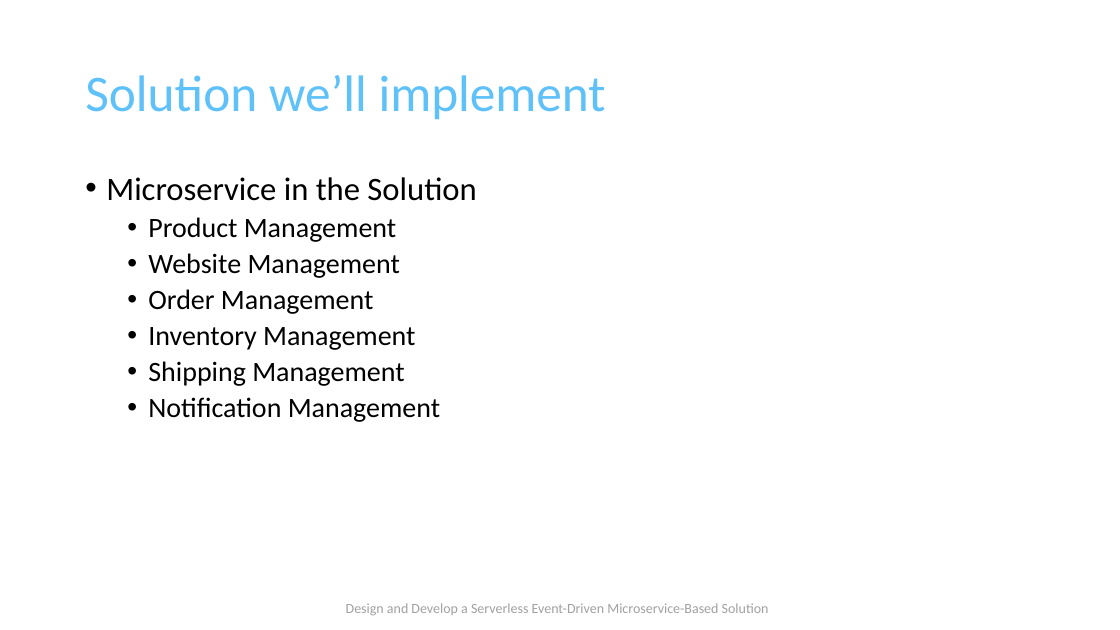
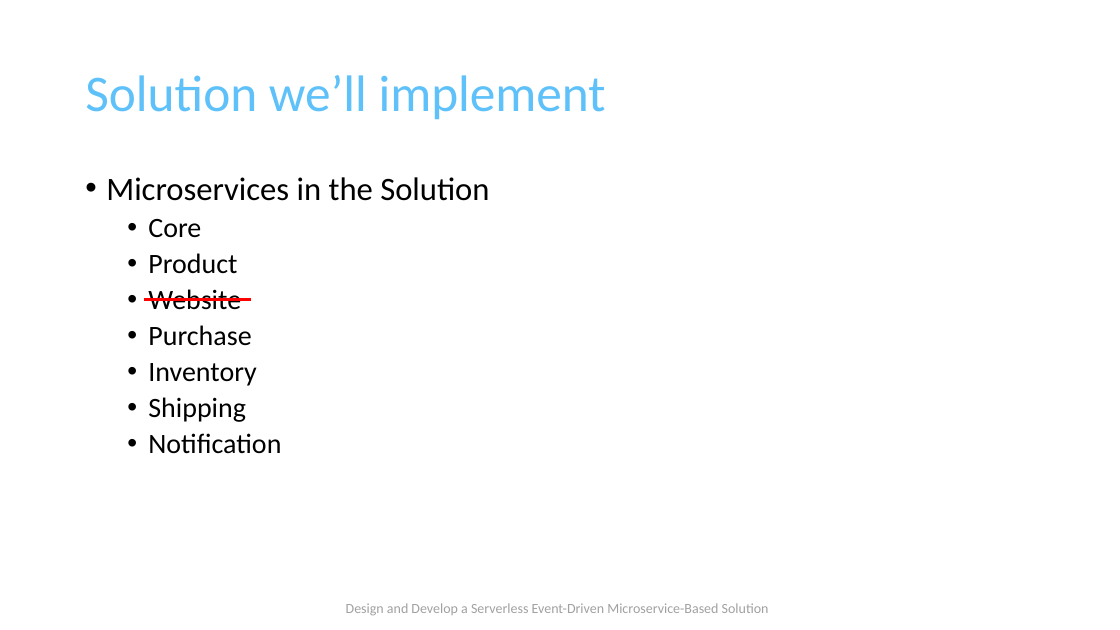
Before and after one commit to TaleLearnCode/DesignDevelopServerlessEventDrivenMicroserviceSolution, a slide deck: slide 74 of EDAWorkshop-03.pptx (slide 62 before the commit). Drawn at 1120x630 pixels with LibreOffice and Linux fonts; fonts in the diff are those of the drawing; background and template pictures are left out. Boxes give left, top, right and bottom in pixels: in the first picture for what was removed or moved away, otherwise in the second. Text is boxed around its words. In the diff, an @@ line names an element or a change of style, - is before the commit and + after.

```diff
--- a/EDAWorkshop-03.pptx
+++ b/EDAWorkshop-03.pptx
@@ text at bbox=[106, 177, 489, 454]: text changed @@
-• Microservice in the Solution
-  • Product Management
-  • Website Management
-  • Order Management
-  • Inventory Management
-  • Shipping Management
-  • Notification Management
+• Microservices in the Solution
+  • Core
+  • Product
+  • Website
+  • Purchase
+  • Inventory
+  • Shipping
+  • Notification
@@ line added from (144, 300) to (251, 300), #FF0000 3 pt @@
```
Also in this commit, not shown: 7 other slides changed, 14 slides added, 1 slide removed, 34 other files.
